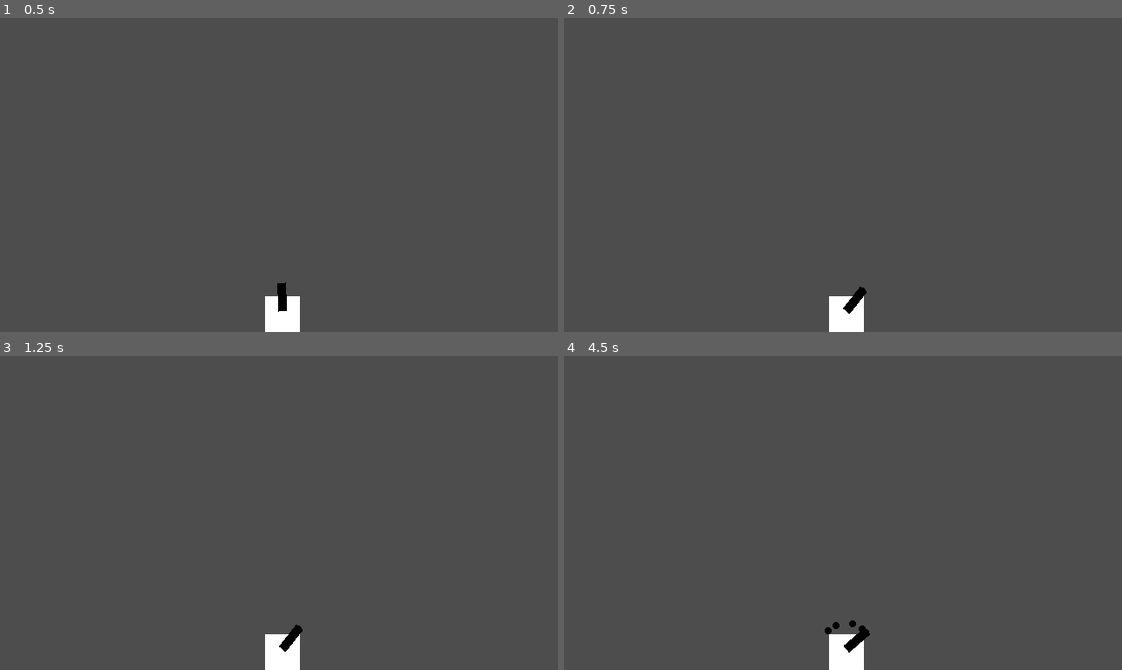
Above: before the commit, frames 1-4 (two rows, left to right).
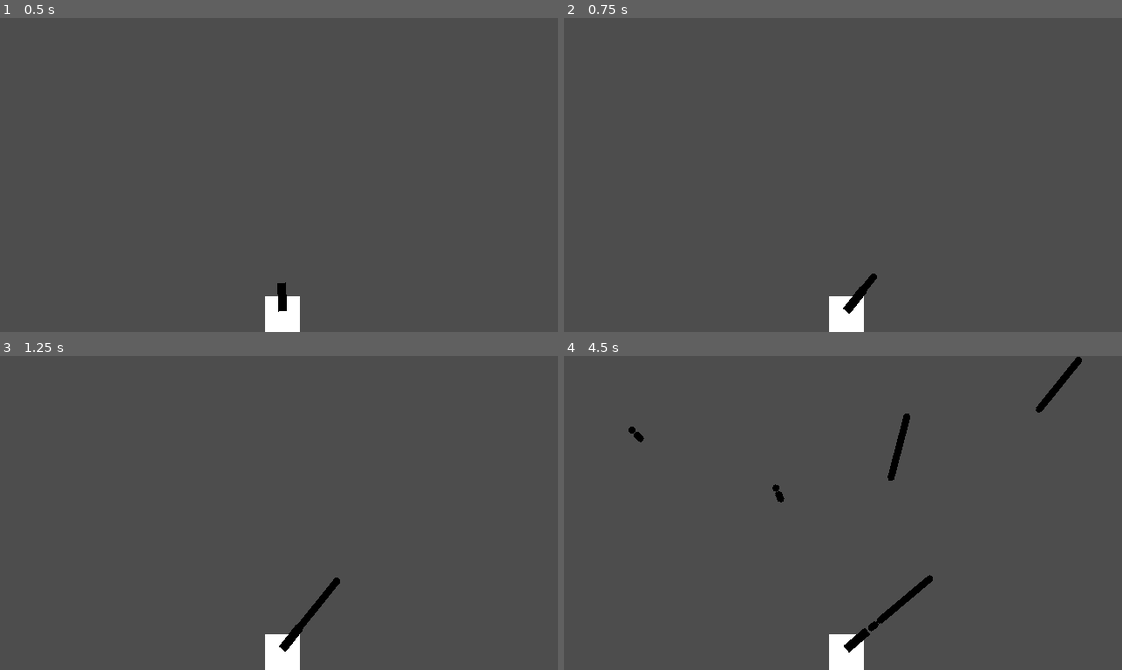
Above: after the commit, the same moments.

Repository: ishbireco/tank_game
Game: Godot game, scene res://main.tscn
The game is run twice, just before and just after one commit, with the same random seed, the same clock (stepped at 60 frames per second) and the same inputs.
Inputs (mouse positions are in pixels of both pictures, inside the frame that each line leads up to):
- Up to frame 1 (0.5 s): no input
- Up to frame 2 (0.75 s): tap Enter at 0.5 s; move the mouse to (965, 159) at 0.52 s; press the mouse at (965, 159) at 0.53 s
- Up to frame 3 (1.25 s): no input
- Up to frame 4 (4.5 s): move the mouse to (731, 528) at 1.27 s; release the mouse at (731, 528) at 1.28 s; click (731, 528) at 1.35 s; move the mouse to (898, 443) at 2.02 s; press the mouse at (898, 443) at 2.03 s; move the mouse to (815, 575) at 2.77 s; release the mouse at (815, 575) at 2.78 s; click (815, 575) at 2.85 s; move the mouse to (1010, 560) at 3.52 s; press the mouse at (1010, 560) at 3.53 s; move the mouse to (675, 465) at 4.27 s; release the mouse at (675, 465) at 4.28 s; click (675, 465) at 4.35 s

Frame 1 is identical in both runs. In frame 2, less than 0.1% of the frame differs, in the area x 53-57%, y 81-87%; in frame 3, 0.2%; in frame 4, 1.1%, in the area x 11-93%, y 0-89%.

Commit message:
fix shooting tank

Diff:
--- a/shot.gd
+++ b/shot.gd
@@ -1,4 +1,7 @@
 extends Area2D
 
-@export var speed = 0
+@export var speed = 100
 @onready var shot = $"."
+
+func _process(delta):
+    shot.position += Vector2.from_angle(rotation - deg_to_rad(90)) * speed * delta
--- a/tank.gd
+++ b/tank.gd
@@ -25,3 +25,4 @@
 	var new_shot = shot.instantiate()
 	get_parent().add_child(new_shot)
 	new_shot.global_position = shotMark.global_position
+	new_shot.rotation = muzzel.rotation
